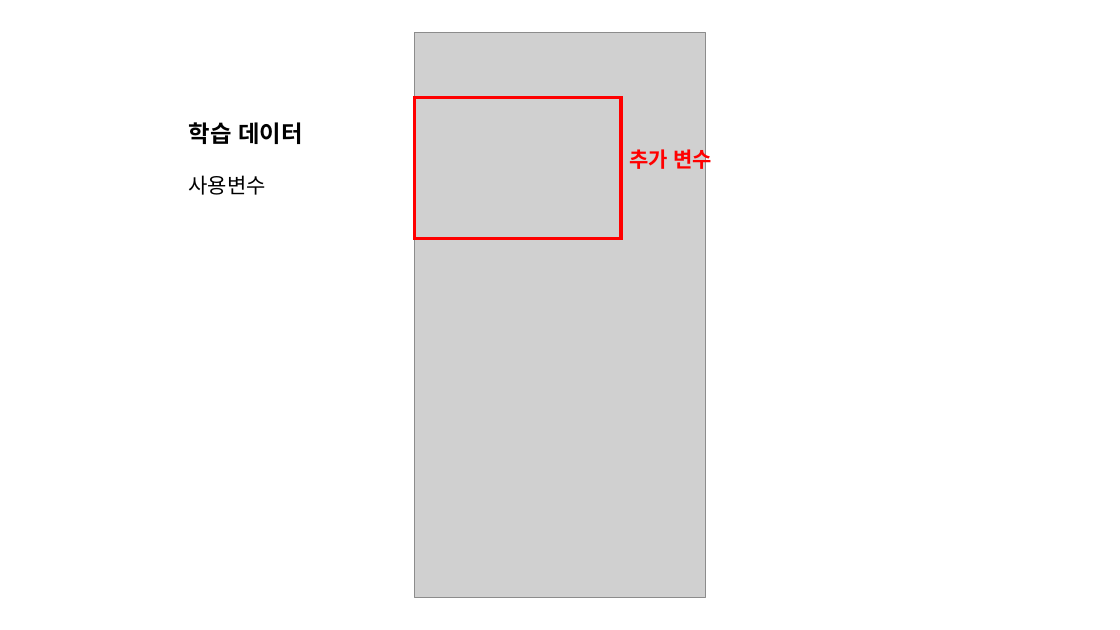
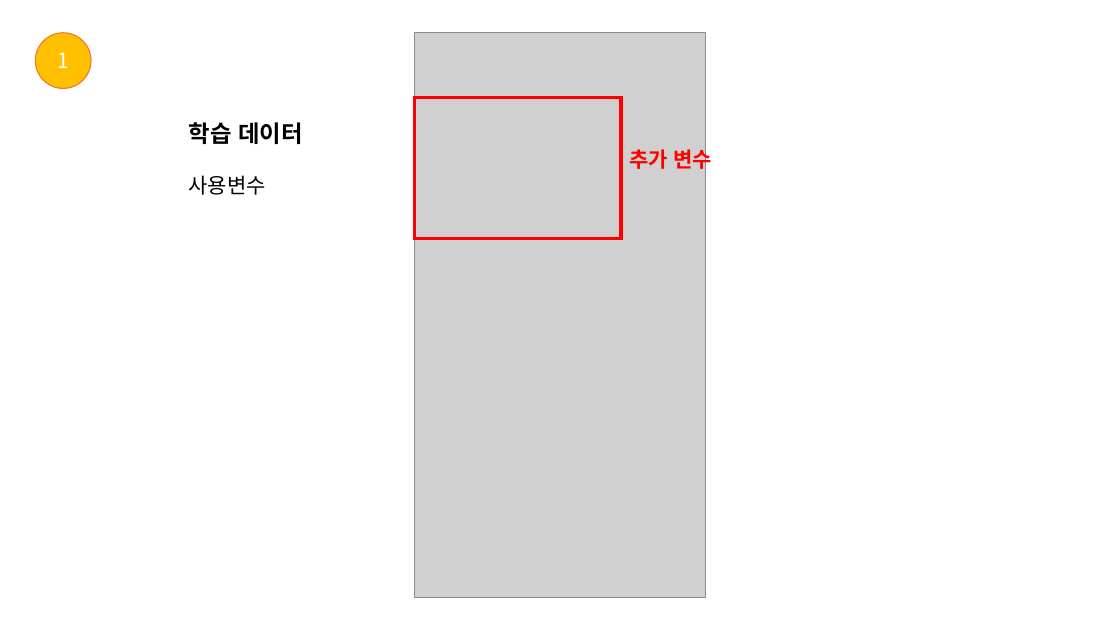
Before and after one commit to 2023dacon/Power-usage-Prediction, a slide deck: slide 6 of 파일/대회.pptx (slide 4 before the commit). Drawn at 1120x630 pixels with LibreOffice and Linux fonts; fonts in the diff are those of the drawing; grey boxes stand for pictures. Boxes give left, top, right and bottom in pixels: in the first picture for what was removed or moved away, otherwise in the second. Text is boxed around its words. In the diff, an @@ line names an element or a change of style, - is before the commit and + after.

```diff
--- a/파일/대회.pptx
+++ b/파일/대회.pptx
@@ ellipse added at (35, 33, 91, 88), fill #FFC000, outline #ED7D31 1 pt, 18 pt, text #FFFFFF @@
+1
```
Also in this commit, not shown: 5 other slides changed, 9 slides added, 2 slides removed, 1 other file.
